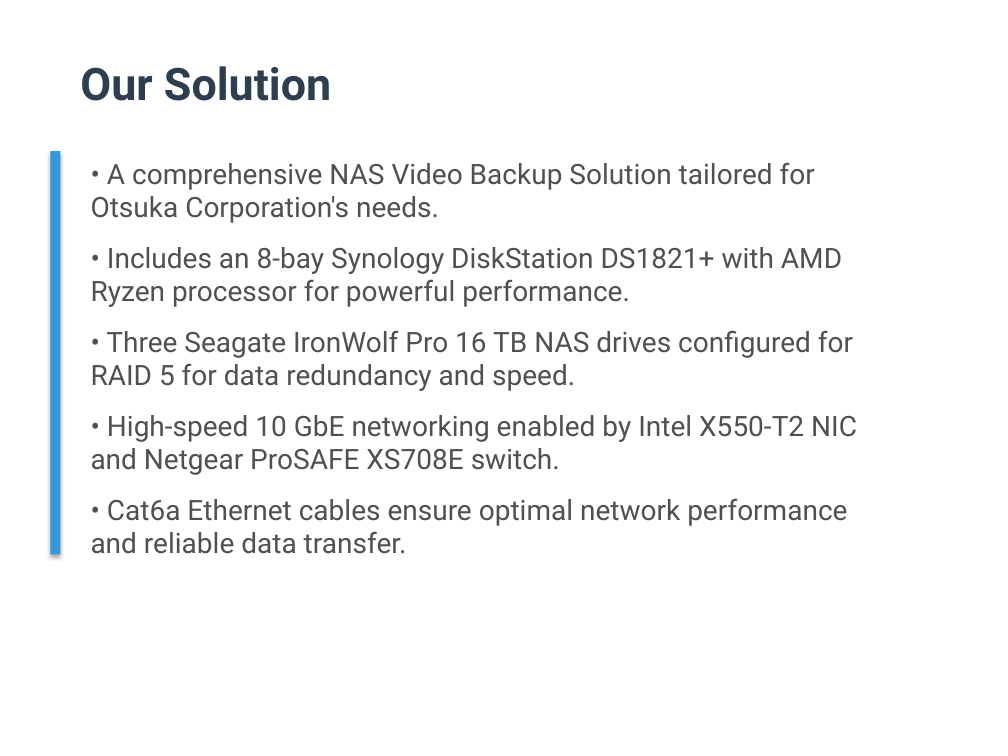
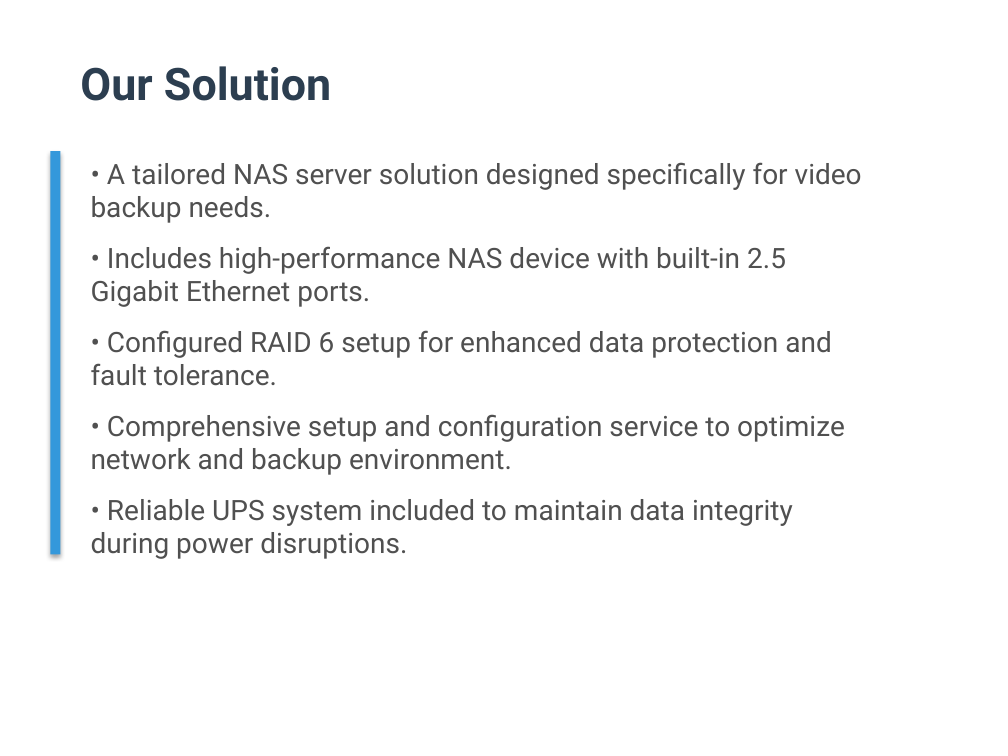
Before and after one commit to TejasGupta-27/b2b-sales-backend, a slide deck: slide 3 of Data/pitch_decks/pitch_deck_001.pptx. Drawn at 1008x756 pixels with LibreOffice and Linux fonts; fonts in the diff are those of the drawing. Boxes give left, top, right and bottom in pixels: in the first picture for what was removed or moved away, otherwise in the second. Text is boxed around its words. In the diff, an @@ line names an element or a change of style, - is before the commit and + after.

```diff
--- a/Data/pitch_decks/pitch_deck_001.pptx
+++ b/Data/pitch_decks/pitch_deck_001.pptx
@@ text at [91,162,862,559]: text changed @@
-• A comprehensive NAS Video Backup Solution tailored for Otsuka Corporation's needs.
-• Includes an 8-bay Synology DiskStation DS1821+ with AMD Ryzen processor for powerful performance.
-• Three Seagate IronWolf Pro 16 TB NAS drives configured for RAID 5 for data redundancy and speed.
-• High-speed 10 GbE networking enabled by Intel X550-T2 NIC and Netgear ProSAFE XS708E switch.
-• Cat6a Ethernet cables ensure optimal network performance and reliable data transfer.
+• A tailored NAS server solution designed specifically for video backup needs.
+• Includes high-performance NAS device with built-in 2.5 Gigabit Ethernet ports.
+• Configured RAID 6 setup for enhanced data protection and fault tolerance.
+• Comprehensive setup and configuration service to optimize network and backup environment.
+• Reliable UPS system included to maintain data integrity during power disruptions.
```
Also in this commit, not shown: 8 other slides changed, 10 other files.
